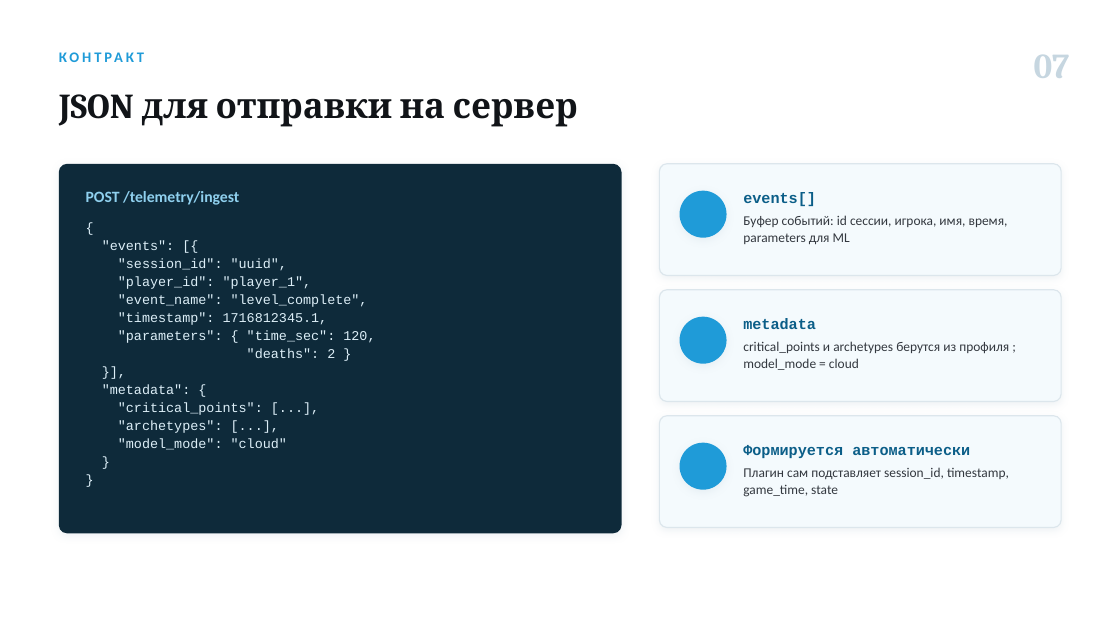
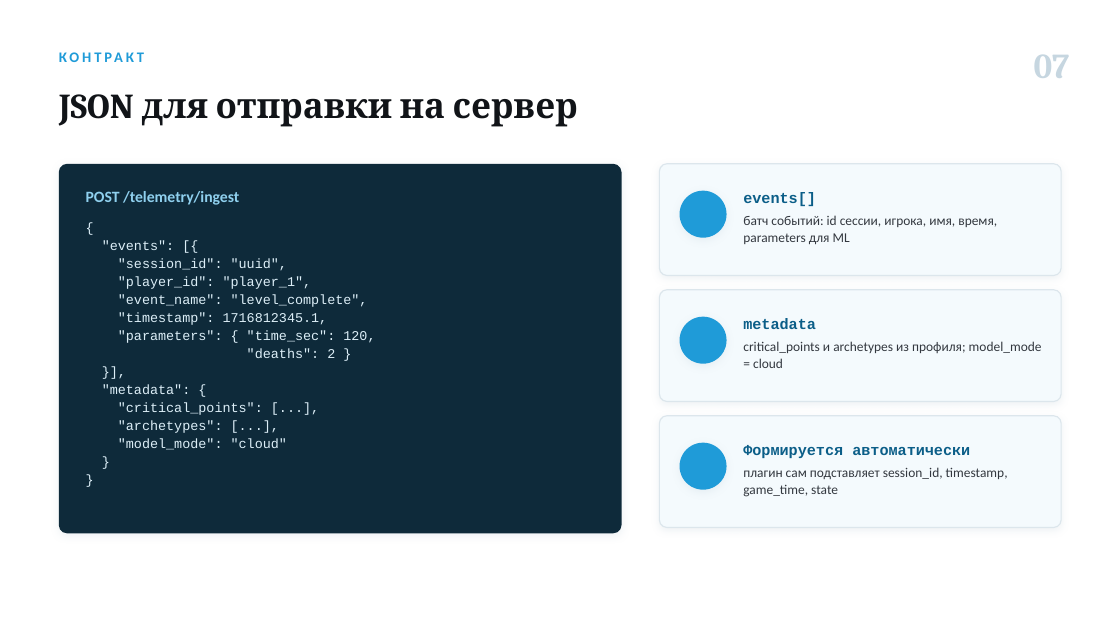
Before and after one commit to Antizi/diplom-Game_Plugs_Ai, a slide deck: slide 8 of presentations/Артамонов_ВКР_телеметрия.pptx (slide 7 before the commit). Drawn at 1120x630 pixels with LibreOffice and Linux fonts; fonts in the diff are those of the drawing; background and template pictures are left out. Boxes give left, top, right and bottom in pixels: in the first picture for what was removed or moved away, otherwise in the second. Text is boxed around its words. In the diff, an @@ line names an element or a change of style, - is before the commit and + after.

```diff
--- a/presentations/Артамонов_ВКР_телеметрия.pptx
+++ b/presentations/Артамонов_ВКР_телеметрия.pptx
@@ text at [743,216,997,244]: text changed @@
-Буфер событий: id сессии, игрока, имя, время, parameters для ML
+батч событий: id сессии, игрока, имя, время, parameters для ML
@@ text at [743,341,1042,368]: text changed @@
-critical_points и archetypes берутся из профиля ; model_mode = cloud
+critical_points и archetypes из профиля; model_mode = cloud
@@ text at [743,467,1008,497]: text changed @@
-Плагин сам подставляет session_id, timestamp, game_time, state
+плагин сам подставляет session_id, timestamp, game_time, state
```
Also in this commit, not shown: 5 other slides changed, 2 slides added, 1 slide removed, 6 other files.
